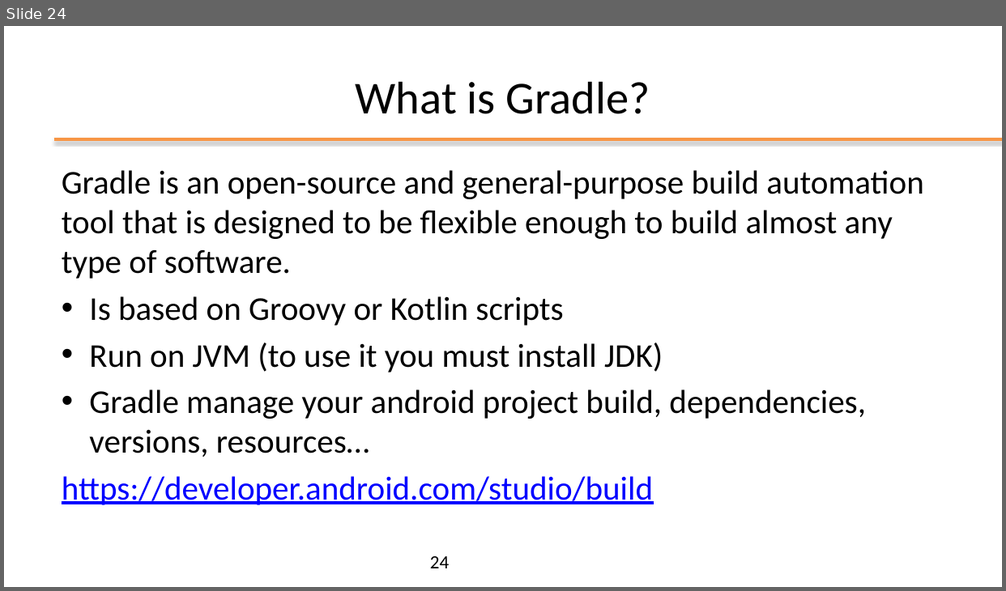
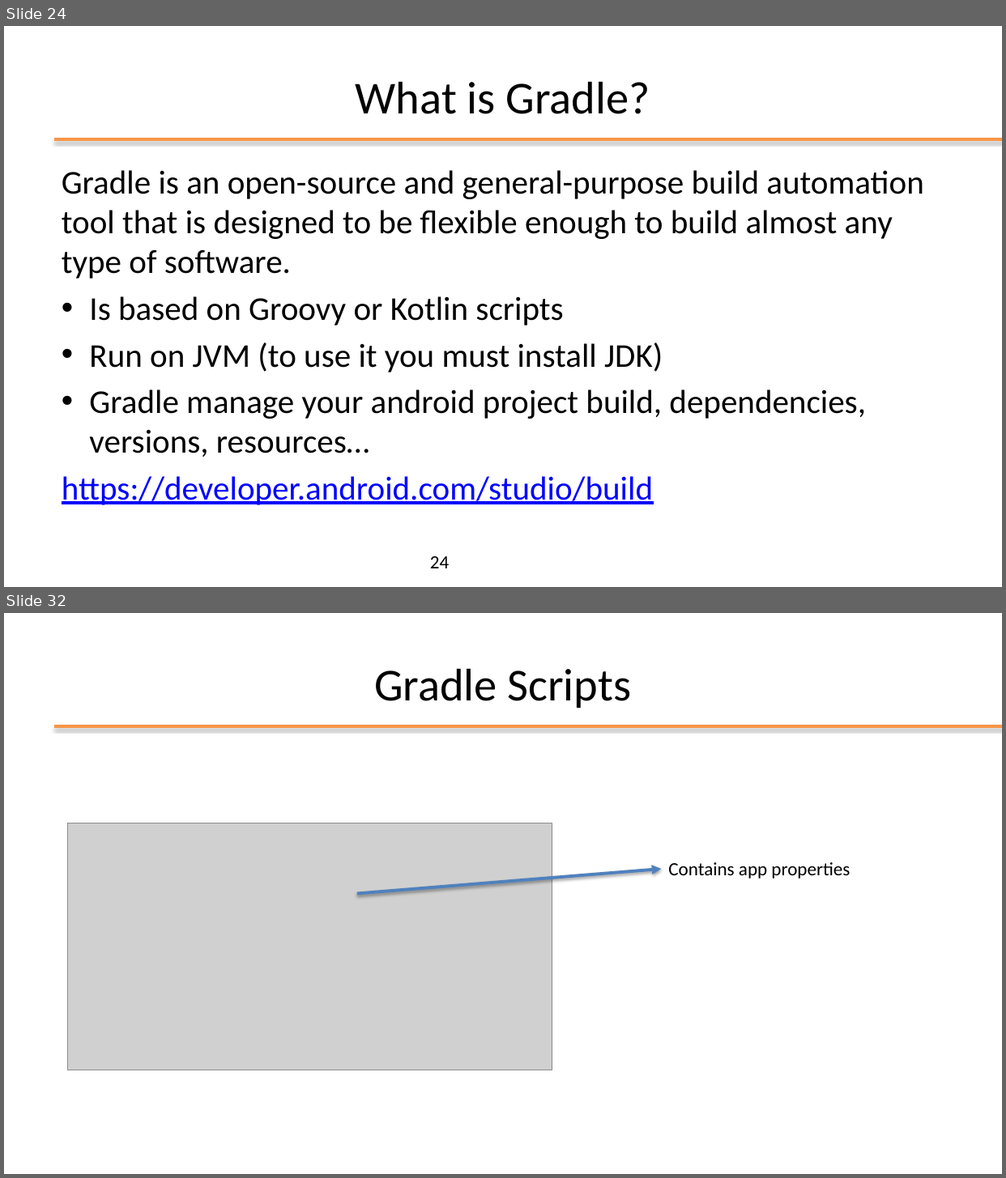
Before and after one commit to kevinmala00/ATTIVITA-PROGETTUALE, a slide deck: slides/02 - Android Studio.pptx. Shown one above the other, each under a label of ours: slide 24 before the commit, slides 24 and 32 after it; the slides between them are not shown. The pictures are 1006x591 and 1006x1178 pixels, drawn with LibreOffice and Linux fonts; fonts in the diff are those of the drawing; grey boxes stand for pictures; background and template pictures are left out. Boxes give left, top, right and bottom in pixels: in the first picture for what was removed or moved away, otherwise in the second. Text is boxed around its words. In the diff, an @@ line names an element or a change of style, - is before the commit and + after.

```diff
--- a/slides/02 - Android Studio.pptx
+++ b/slides/02 - Android Studio.pptx
@@ slide 32 added at (4,613,1002,1174), background #FFFFFF; not listed: 1 template element that a slide beside it also shows @@
@@ title added at (374,668,632,708), 44 pt, text #000000 @@
+Gradle Scripts
@@ picture added at (68,823,552,1070) @@
@@ arrow added from (357, 894) to (661, 869), #4F81BD 3 pt @@
@@ text added at (668,862,850,879), 18 pt, text #000000 @@
+Contains app properties
```
Also in this commit, not shown: 9 other slides added.
